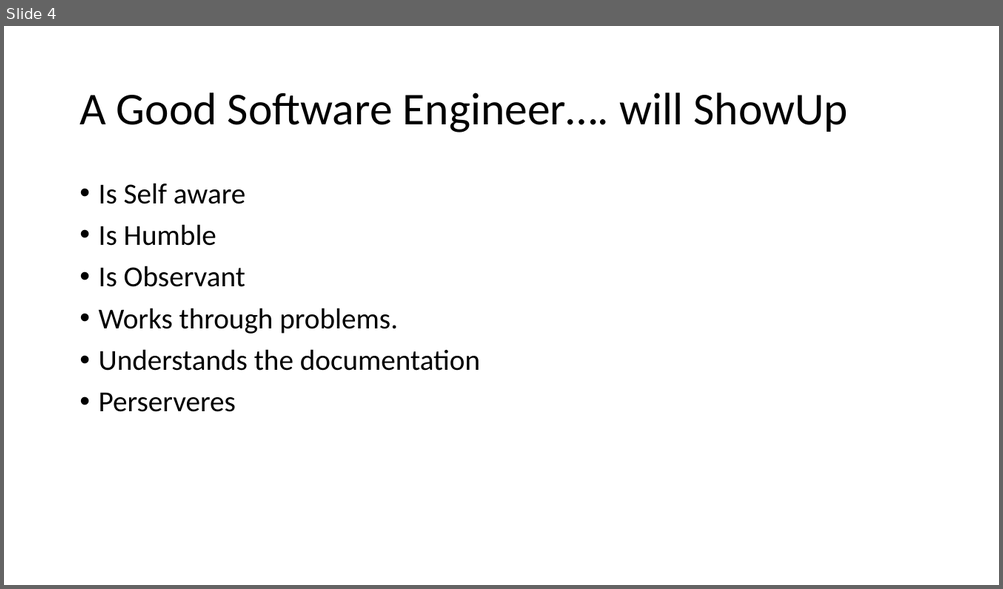
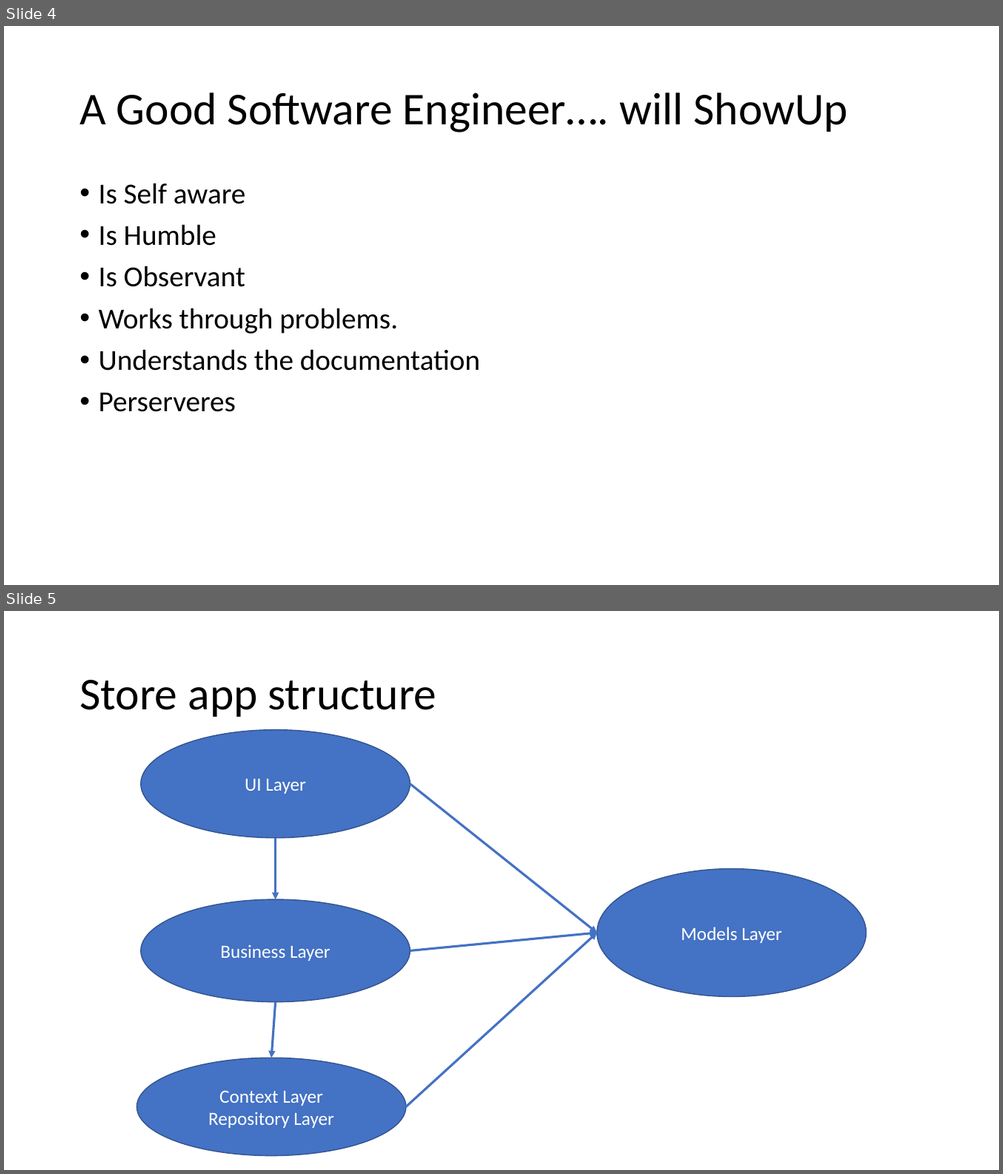
Before and after one commit to 08162021-dotnet-uta/08162021-batch-repo, a slide deck: pdfs/ClassNotesAndDescriptions.pptx. Shown one above the other, each under a label of ours: slide 4 before the commit, slides 4 and 5 after it. The pictures are 1003x589 and 1003x1174 pixels, drawn with LibreOffice and Linux fonts; fonts in the diff are those of the drawing. Boxes give left, top, right and bottom in pixels: in the first picture for what was removed or moved away, otherwise in the second. Text is boxed around its words. In the diff, an @@ line names an element or a change of style, - is before the commit and + after.

Commit message:
adds rewiring of console store app to includ erepo pattern

```diff
--- a/pdfs/ClassNotesAndDescriptions.pptx
+++ b/pdfs/ClassNotesAndDescriptions.pptx
@@ slide 5 added at bbox=[4, 611, 999, 1170], background #FFFFFF @@
@@ title added at bbox=[79, 680, 437, 717], 44 pt, text #000000 @@
+Store app structure
@@ ellipse added at bbox=[141, 729, 410, 838], fill #4472C4, outline #325491 1 pt, 18 pt, text #FFFFFF @@
+UI Layer
@@ arrow added from (410, 784) to (597, 934), #4472C4 2.25 pt @@
@@ arrow added from (276, 838) to (276, 900), #4472C4 2.25 pt @@
@@ ellipse added at bbox=[597, 869, 867, 997], fill #4472C4, outline #325491 1 pt, 18 pt, text #FFFFFF @@
+Models Layer
@@ ellipse added at bbox=[141, 900, 410, 1002], fill #4472C4, outline #325491 1 pt, 18 pt, text #FFFFFF @@
+Business Layer
@@ arrow added from (406, 1107) to (597, 934), #4472C4 2.25 pt @@
@@ arrow added from (410, 951) to (597, 934), #4472C4 2.25 pt @@
@@ arrow added from (276, 1002) to (271, 1058), #4472C4 2.25 pt @@
@@ ellipse added at bbox=[136, 1058, 406, 1156], fill #4472C4, outline #325491 1 pt, 18 pt, text #FFFFFF @@
+Context Layer
+Repository Layer
```
Also in this commit, not shown: 20 other files.
